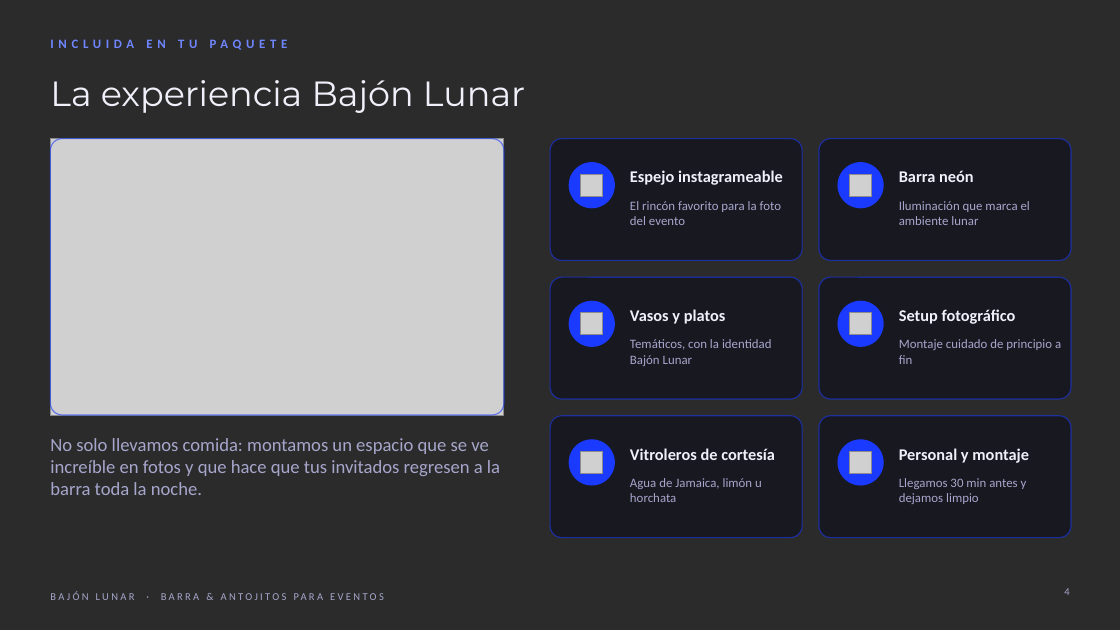
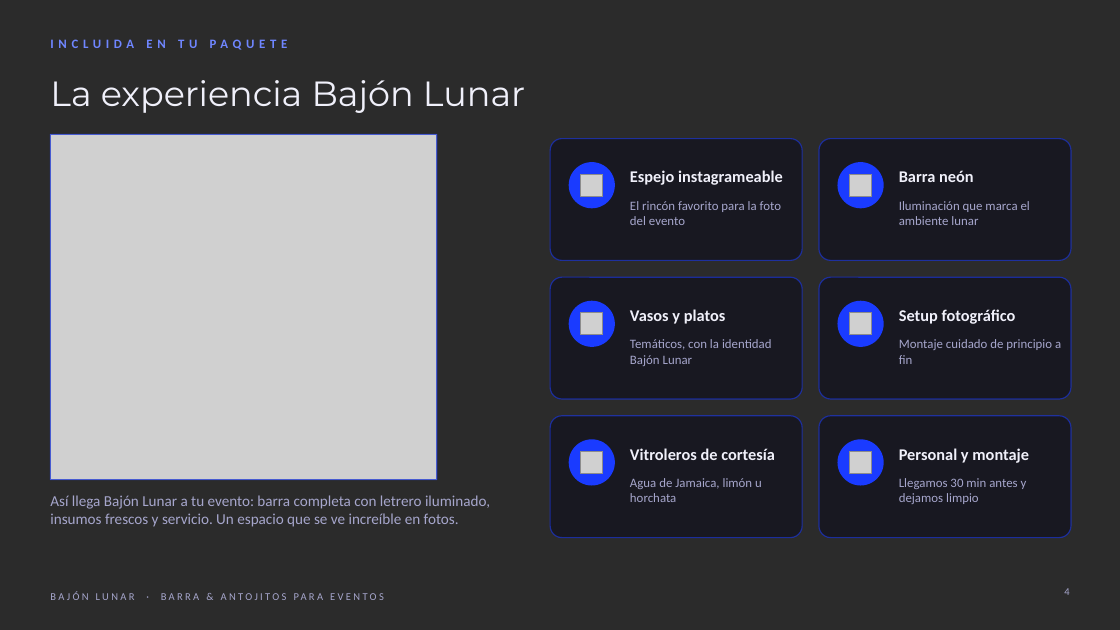
Before and after one commit to ingalejandrofh01-boop/Bajon-Lunar, a slide deck: slide 4 of bajon-lunar-presentacion.pptx. Drawn at 1120x630 pixels with LibreOffice and Linux fonts; fonts in the diff are those of the drawing; grey boxes stand for pictures; background and template pictures are left out; a plain dark background stands for a picture behind light text. Boxes give left, top, right and bottom in pixels: in the first picture for what was removed or moved away, otherwise in the second. Text is boxed around its words. In the diff, an @@ line names an element or a change of style, - is before the commit and + after.

```diff
--- a/bajon-lunar-presentacion.pptx
+++ b/bajon-lunar-presentacion.pptx
@@ picture: place and size @@
-picture at box(50, 139, 504, 415)
+picture at box(50, 134, 437, 480)
@@ rectangle: place and size @@
-rectangle at box(50, 139, 504, 415)
+rectangle at box(50, 134, 437, 480)
@@ rectangle at box(50, 134, 437, 480): rounded rectangle to rectangle @@
@@ text at box(50, 495, 490, 527): text changed; size 16 to 13 pt @@
-No solo llevamos comida: montamos un espacio que se ve increíble en fotos y que hace que tus invitados regresen a la barra toda la noche.
+Así llega Bajón Lunar a tu evento: barra completa con letrero iluminado, insumos frescos y servicio. Un espacio que se ve increíble en fotos.
```
Also in this commit, not shown: 1 other slide changed, 14 other files.
